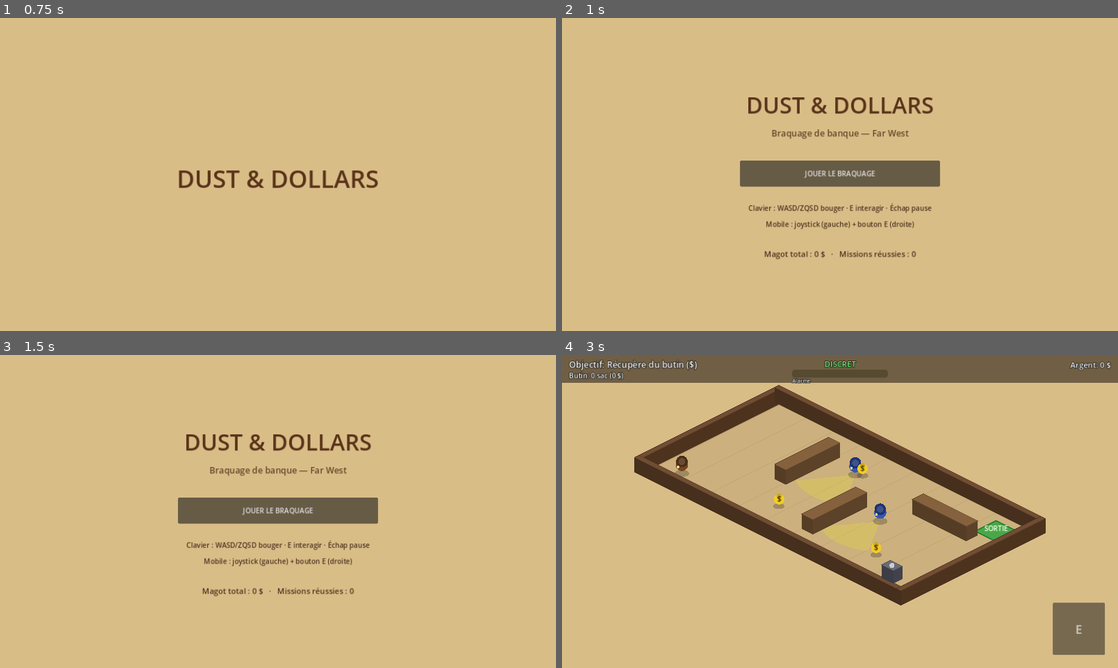
Above: before the commit, frames 1-4 (two rows, left to right).
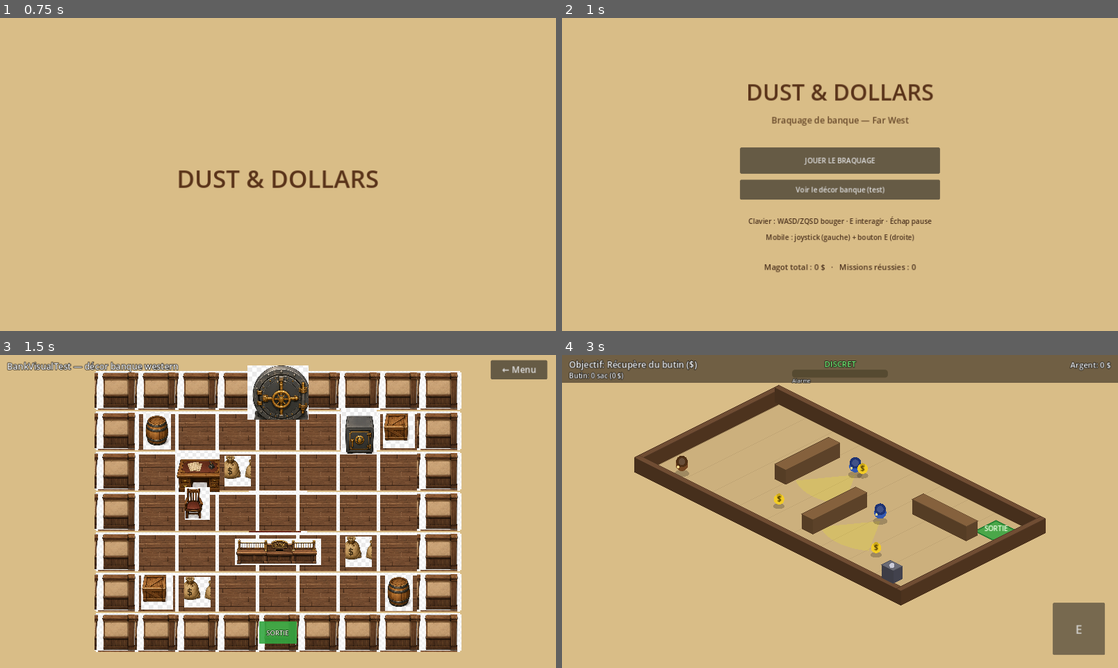
Above: after the commit, the same moments.

Repository: sebadiaz/Cowboys
Game: Godot game, scene res://scenes/Boot.tscn
The game is run twice, just before and just after one commit, with the same random seed, the same clock (stepped at 60 frames per second) and the same inputs.
Inputs (mouse positions are in pixels of both pictures, inside the frame that each line leads up to):
- Up to frame 1 (0.75 s): tap Enter at 0.5 s; move the mouse to (400, 158) at 0.52 s; hold D (move_right) from 0.53 s (still down); hold E (interact) from 0.53 s (still down); click (400, 158) at 0.67 s
- Up to frame 2 (1 s): keep holding D (move_right); keep holding E (interact)
- Up to frame 3 (1.5 s): release D (move_right) at 1.25 s; release E (interact) at 1.25 s; click (278, 527) at 1.25 s, where only the run after the commit has a clickable "Voir le décor banque (test)"
- Up to frame 4 (3 s): click (1079, 370) at 2 s, where only the run after the commit has a clickable "← Menu"; click "JOUER LE BRAQUAGE" at 2.75 s

Frame 1 is identical in both runs. In frame 2, 7.5% of the frame differs, in the area x 32-68%, y 21-82%; in frame 3, 57%, in the area x 1-99%, y 1-95%; in frame 4, nothing differs.

Commit message:
Web: acces a BankVisualTest depuis le menu (+ bouton Retour)
- MainMenu: bouton 'Voir le decor banque (test)' -> BankVisualTest.tscn
- BankVisualTest: bouton '<- Menu' (tactile) + Echap pour revenir
- Permet de tester le decor dans le navigateur / mobile via le build deploye

Diff:
--- a/scripts/bank_visual_test.gd
+++ b/scripts/bank_visual_test.gd
@@ -120,3 +120,22 @@
 	lbl.add_theme_constant_override("outline_size", 4)
 	lbl.position = Vector2(16, 12)
 	layer.add_child(lbl)
+
+	# Bouton retour (clic tactile / souris) pour ne pas rester bloqué sur web.
+	var back := Button.new()
+	back.text = "← Menu"
+	back.add_theme_font_size_override("font_size", 20)
+	back.set_anchors_preset(Control.PRESET_TOP_RIGHT)
+	back.position = Vector2(-150, 12)
+	back.custom_minimum_size = Vector2(130, 44)
+	back.pressed.connect(_back_to_menu)
+	layer.add_child(back)
+
+
+func _unhandled_input(event: InputEvent) -> void:
+	if event.is_action_pressed("pause"):
+		_back_to_menu()
+
+
+func _back_to_menu() -> void:
+	GameManager.goto_main_menu()
--- a/scripts/main_menu.gd
+++ b/scripts/main_menu.gd
@@ -33,6 +33,12 @@
 	play.pressed.connect(_on_play)
 	box.add_child(play)
 
+	var visual := Button.new()
+	visual.text = "Voir le décor banque (test)"
+	visual.custom_minimum_size = Vector2(460, 46)
+	visual.pressed.connect(_on_visual_test)
+	box.add_child(visual)
+
 	box.add_child(_spacer(10))
 
 	box.add_child(_label(
@@ -54,6 +60,10 @@
 	GameManager.start_mission()
 
 
+func _on_visual_test() -> void:
+	get_tree().change_scene_to_file("res://scenes/levels/BankVisualTest.tscn")
+
+
 func _label(text: String, font_size: int, color: Color) -> Label:
 	var l := Label.new()
 	l.text = text
